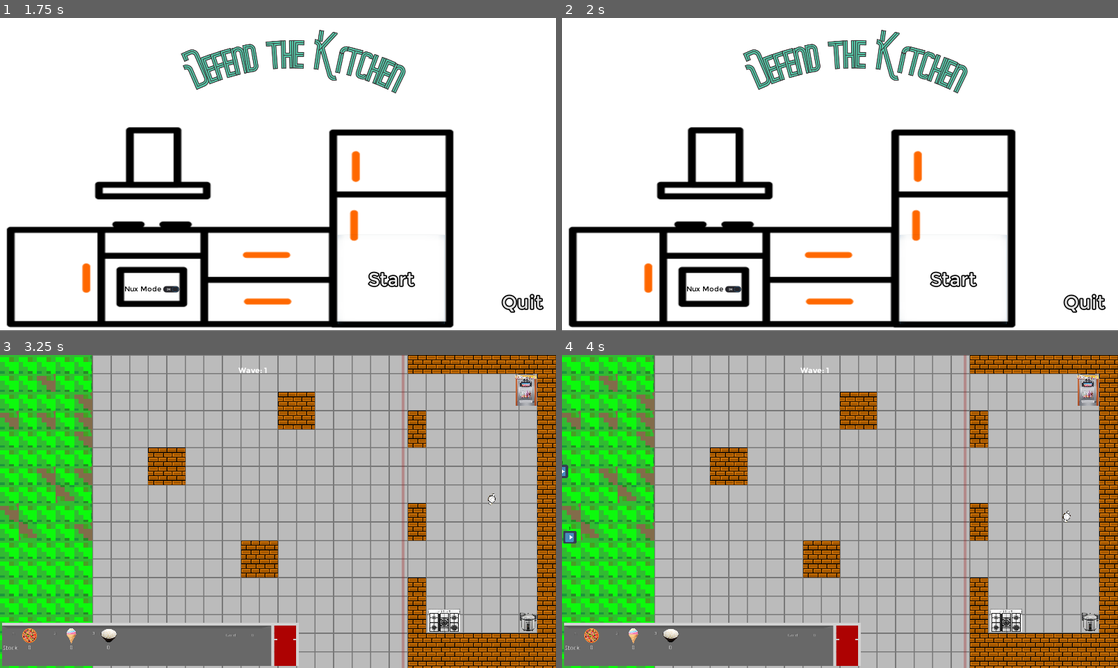
Above: before the commit, frames 1-4 (two rows, left to right).
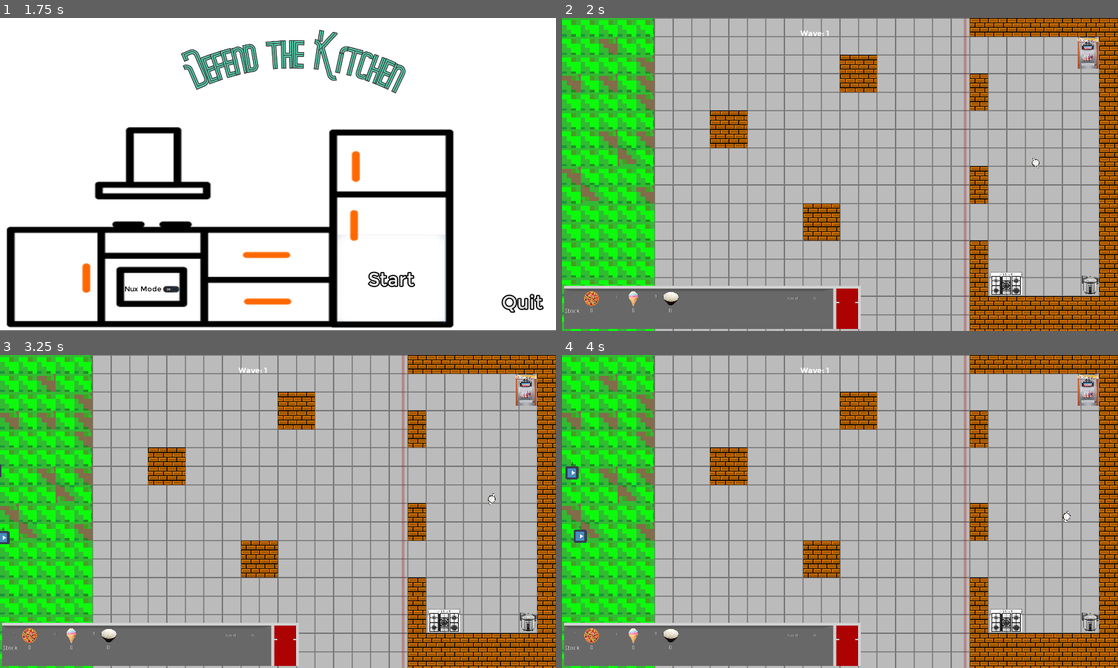
Above: after the commit, the same moments.

Repository: TreyDettmer/DefendTheKitchen
Game: Godot game, scene res://Main.tscn
Two runs of this game, one before a commit and one after it. Both use one fixed random seed, a clock stepped at 60 frames per second and the inputs below. The engine's default icon, where the game draws it, is replaced by a stand-in: a white triangle on a blue panel in a dark square. Sound files missing from this copy of the repository are replaced by a short silence.
Inputs (mouse positions are in pixels of both pictures, inside the frame that each line leads up to):
- Up to frame 1 (1.75 s): click "Nux Mode" at 0.5 s; click "Start" at 1.25 s
- Up to frame 2 (2 s): no input
- Up to frame 3 (3.25 s): click (389, 617) at 2 s, where only the run before the commit has a clickable "Start"; tap Enter at 2.75 s; move the mouse to (400, 495) at 2.77 s; hold D (move_right) from 2.78 s (still down); click (400, 495) at 2.85 s
- Up to frame 4 (4 s): move the mouse to (728, 527) at 3.52 s; release D (move_right) at 3.53 s; hold S (move_down) from 3.53 s (still down); tap 1 (Equip1) at 3.6 s; click (728, 527) at 3.8 s

Frame 1 is identical in both runs. In frame 2, 99% of the frame differs, in the area x 0-100%, y 0-100%; in frame 3, less than 0.1%; in frame 4, 0.3%.

Commit message:
More sounds! Ui sounds now

Diff:
--- a/DefendTheKitchen/Level.gd
+++ b/DefendTheKitchen/Level.gd
@@ -116,11 +116,6 @@
 		yield(get_tree().create_timer(0.5),"timeout");
 
 func enemy_died(_enemy):
-	#if !enemySoundPlayed:
-	#	$EnemyDeathSound.play()
-	#else:
-	#	$EnemyDeathSound.stop()
-
 	if !_enemy.isInsideKitchen:
 		spawnLoot(_enemy)
 	aliveEnemies -= 1;
--- a/DefendTheKitchen/Level1.tscn
+++ b/DefendTheKitchen/Level1.tscn
@@ -137,7 +137,7 @@
 
 [node name="LevelMusic" type="AudioStreamPlayer" parent="."]
 stream = ExtResource( 8 )
-volume_db = -3.238
+volume_db = -6.0
 autoplay = true
 
 [connection signal="start_wave" from="." to="HUD" method="_on_Level1_start_wave"]
--- a/DefendTheKitchen/Player.gd
+++ b/DefendTheKitchen/Player.gd
@@ -55,7 +55,8 @@
 		#Change to game over scene
 		global.setScore()
 		global.gameOver = true
-		get_tree().change_scene("res://Main.tscn")
+		self.get_parent().get_node("LevelMusic").stop()
+		$GameOverSound.play()
 		#queue_free();
 
 func _ready():
@@ -96,7 +97,6 @@
 		# shooting food when interacting with gui elements.
 		if mouseClickEnabled:
 			ThrowFood();
-			#Food throwing sound
 		else:
 			#Interaction sound
 			$InteractSound.play()
@@ -135,6 +135,9 @@
 	if !canThrowFood:
 		return;
 
+	#Food throwing sound
+	$ThrowingSound.play()
+
 	#match statement with what is equipted currently to switch between things
 	match currentEquip:
 		1: #pizza case
@@ -244,3 +247,8 @@
 
 	if loadedUpgradeButtons.has(body):
 		loadedUpgradeButtons[body].queue_free();
+
+
+func _on_GameOverSound_finished():
+	#change scene after the game over sound has been played
+	get_tree().change_scene("res://Main.tscn")
--- a/DefendTheKitchen/Player.tscn
+++ b/DefendTheKitchen/Player.tscn
@@ -7,6 +7,8 @@
 [ext_resource path="res://Art/chef4.png" type="Texture" id=5]
 [ext_resource path="res://Art/chef.png" type="Texture" id=6]
 [ext_resource path="res://Music/InteractSound.mp3" type="AudioStream" id=7]
+[ext_resource path="res://Music/GameOver.wav" type="AudioStream" id=8]
+[ext_resource path="res://Music/Whoosh.mp3" type="AudioStream" id=9]
 
 [sub_resource type="RectangleShape2D" id=1]
 extents = Vector2( 16, 11.5 )
@@ -50,7 +52,17 @@
 
 [node name="InteractSound" type="AudioStreamPlayer" parent="."]
 stream = ExtResource( 7 )
+volume_db = 1.75
+
+[node name="GameOverSound" type="AudioStreamPlayer" parent="."]
+stream = ExtResource( 8 )
+volume_db = 1.5
+
+[node name="ThrowingSound" type="AudioStreamPlayer" parent="."]
+stream = ExtResource( 9 )
+volume_db = 1.0
 
 [connection signal="area_entered" from="ApplianceDetectionArea" to="." method="_on_ApplianceDetectionArea_area_entered"]
 [connection signal="body_entered" from="ApplianceDetectionArea" to="." method="_on_ApplianceDetectionArea_body_entered"]
 [connection signal="body_exited" from="ApplianceDetectionArea" to="." method="_on_ApplianceDetectionArea_body_exited"]
+[connection signal="finished" from="GameOverSound" to="." method="_on_GameOverSound_finished"]
--- a/DefendTheKitchen/TitleScreen.gd
+++ b/DefendTheKitchen/TitleScreen.gd
@@ -31,13 +31,15 @@
 		$Score.hide()
 
 func _on_StartButton_pressed():
-	yield(get_tree().create_timer(1), "timeout")
+	$InteractSoundShort.play()
+	yield(get_tree().create_timer(0.5), "timeout")
 	#$TitleScreenMusic.stop()
 	global.resetVars()
 	emit_signal("level_changed", level_num)
 
 #function to tell the main game if nux mode should be on or off
 func _on_ToggleNuxMode_toggled(button_pressed):
+	$InteractSoundShort.play()
 	emit_signal("nux_mode", button_pressed)
 
 func set_nuxMode(nux: bool):
@@ -45,4 +47,6 @@
 	global.nuxMode = nux
 
 func _on_QuitButton_pressed():
+	$InteractSoundShort.play()
+	yield(get_tree().create_timer(0.5), "timeout")
 	get_tree().quit()
--- a/DefendTheKitchen/TitleScreen.tscn
+++ b/DefendTheKitchen/TitleScreen.tscn
@@ -8,6 +8,7 @@
 [ext_resource path="res://Art/GameOverWin.png" type="Texture" id=6]
 [ext_resource path="res://Fonts/Montreal-Bold.ttf" type="DynamicFontData" id=7]
 [ext_resource path="res://Music/LOADINGSCREEN_rio-fresh-119046.mp3" type="AudioStream" id=8]
+[ext_resource path="res://Music/MenuSelect.mp3" type="AudioStream" id=9]
 
 [sub_resource type="DynamicFont" id=1]
 size = 64
@@ -90,7 +91,12 @@
 
 [node name="TitleScreenMusic" type="AudioStreamPlayer" parent="."]
 stream = ExtResource( 8 )
+volume_db = -2.0
 autoplay = true
+
+[node name="InteractSoundShort" type="AudioStreamPlayer" parent="."]
+stream = ExtResource( 9 )
+volume_db = 5.0
 
 [connection signal="nux_mode" from="." to="." method="set_nuxMode"]
 [connection signal="pressed" from="StartButton" to="." method="_on_StartButton_pressed"]
Not shown, added: DefendTheKitchen/Music/GameOver.wav.import
Not shown, added: DefendTheKitchen/Music/InteractSoundShort.mp3.import
Not shown, added: DefendTheKitchen/Music/MenuSelect.mp3.import
Not shown, added: DefendTheKitchen/Music/Whoosh.mp3.import
Not shown: 1 places in DefendTheKitchen/Player.tscn that only renumber resources
Not shown: 1 places in DefendTheKitchen/TitleScreen.tscn that only renumber resources
Not shown, added: DefendTheKitchen/Music/GameOver.wav
Not shown, added: DefendTheKitchen/Music/InteractSoundShort.mp3
Not shown, added: DefendTheKitchen/Music/MenuSelect.mp3
Not shown, added: DefendTheKitchen/Music/Whoosh.mp3
